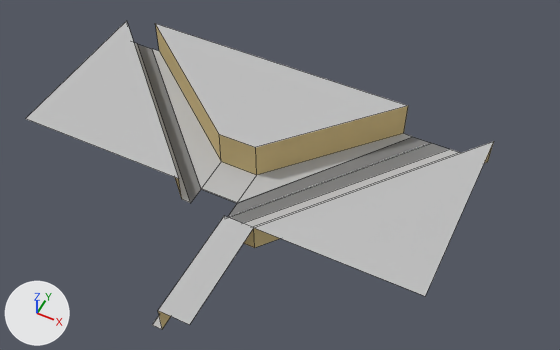
Two versions of the Blender file assets/buildings/capitan_moreno.blend, one commit apart.
Rendered twice from a 50 mm lens placed at (54.1, -81.9, 115.1), pointed at (10.4, 5.7, 5.6). Lighting does not change. The marker at lower left points along +X, +Y and +Z. The older version comes first. Mesh edges are drawn as thin lines. Objects named as collision shapes, trigger or cutter boxes, shadow casters or lower levels of detail are left out.
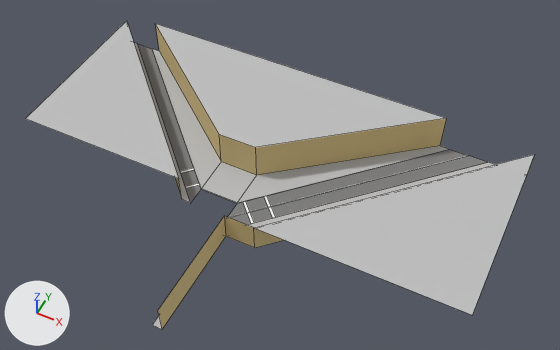
Scene script edits in JSON lines:
```json
{"op": "add", "block": "mat_material", "code": ["mat_material = principled_material('Material')", "mat_material.base_color = (1.0, 1.0, 1.0)  # white #ffffff", "mat_material.roughness = 1.0"]}
{"block": "me_plane", "where": "# used by ob_plane; location = (0.0, 0.0, 0.0)"}
{"op": "remove", "block": "me_plane", "code": "me_plane.from_pydata(...)  # 46 vertices, 28 faces; spans x -42.0..44.0, y -30.0..32.0, z 0.0..8.0"}
{"op": "add", "block": "me_plane", "code": "me_plane.from_pydata(...)  # 45 vertices, 27 faces; spans x -42.0..52.0, y -30.0..32.0, z 0.0..8.0"}
{"block": "me_plane", "change": "me_plane part 1"}
{"block": "me_plane", "change": "3 vertices are removed from x 12.0..28.0, y -30.0..32.0, z 0.0..6.1"}
{"block": "me_plane", "change": "9 faces are deleted"}
{"block": "me_plane", "change": "7 vertices in x 26.0..44.0, y -8.0..32.0, z 0.0..8.0 move by (8.0, 0.0, 0.0)"}
{"block": "me_plane", "change": "2 vertices are added at (44.0, 32.0, 0.0), (52.0, 32.0, 0.1)"}
{"block": "me_plane", "change": "5 new faces join them, mat_grey (light grey #bfbfbf)"}
{"block": "me_plane", "change": "2 new faces join them, mat_road (grey #808080)"}
{"block": "me_plane", "change": "1 new face joins them, mat_yellowish (yellow #d8c28a)"}
{"op": "add", "block": "me_plane_004", "code": ["me_plane_004 = bpy.data.meshes.new('Plane.004')", "me_plane_004.from_pydata([(-4.4, -1.8, 0.0), (-3.6, -2.2, 0.0), (3.6, 2.2, 0.0), (4.4, 1.8, 0.0)], [], [(0, 1, 3, 2)])", "me_plane_004.materials.append(mat_material)  # white #ffffff"]}
{"op": "add", "block": "me_plane_002", "code": ["me_plane_002 = bpy.data.meshes.new('Plane.002')", "me_plane_002.from_pydata([(-2.4, -0.8, 0.0), (-1.6, -1.2, 0.0), (1.6, 1.2, 0.0), (2.4, 0.8, 0.0)], [], [(0, 1, 3, 2)])", "me_plane_002.materials.append(mat_material)  # white #ffffff"]}
{"op": "add", "block": "ob_crossing_003", "code": ["ob_crossing_003 = bpy.data.objects.new('Crossing.003', me_plane_004)", "ob_crossing_003.location = (10.0, 2.0, 0.0)", "ob_crossing_003.rotation_euler = (0.0, 0.0, 1.571)  # degrees (0, 0, 90)", "ob_crossing_003.scale = (0.5, 1.0, 1.0)"]}
{"op": "add", "block": "ob_crossing_002", "code": ["ob_crossing_002 = bpy.data.objects.new('Crossing.002', me_plane_004.copy())", "ob_crossing_002.location = (7.0, -1.0, 0.0)", "ob_crossing_002.rotation_euler = (0.0, 0.0, 1.571)  # degrees (0, 0, 90)", "ob_crossing_002.scale = (0.5, 1.0, 1.0)"]}
{"op": "add", "block": "ob_crossing_001", "code": ["ob_crossing_001 = bpy.data.objects.new('Crossing.001', me_plane_002)", "ob_crossing_001.location = (-9.0, 3.0, 0.0)", "ob_crossing_001.scale = (0.5, 1.0, 1.0)"]}
{"op": "add", "block": "ob_crossing", "code": ["ob_crossing = bpy.data.objects.new('Crossing', me_plane_002.copy())", "ob_crossing.location = (-6.0, 0.0, 0.0)", "ob_crossing.scale = (0.5, 1.0, 1.0)"]}
```

Changed parts and their boxes (x1, y1, x2, y2) in the pictures (560 x 350 px; the box of a moved part takes in the faces that stretch with it):
```json
{"object": "Plane", "change": "reshaped", "before": [26, 21, 494, 329], "after": [26, 21, 534, 329], "on screen": "9% wider"}
{"object": "Crossing.002", "change": "added", "after": [243, 201, 254, 223]}
{"object": "Crossing.003", "change": "added", "after": [264, 196, 275, 218]}
{"object": "Crossing", "change": "added", "after": [185, 183, 200, 188]}
{"object": "Crossing.001", "change": "added", "after": [180, 168, 194, 173]}
{"part": 1, "of": "me_plane", "change": "moved or reshaped", "before": [158, 103, 494, 325], "after": [228, 103, 534, 315]}
```
